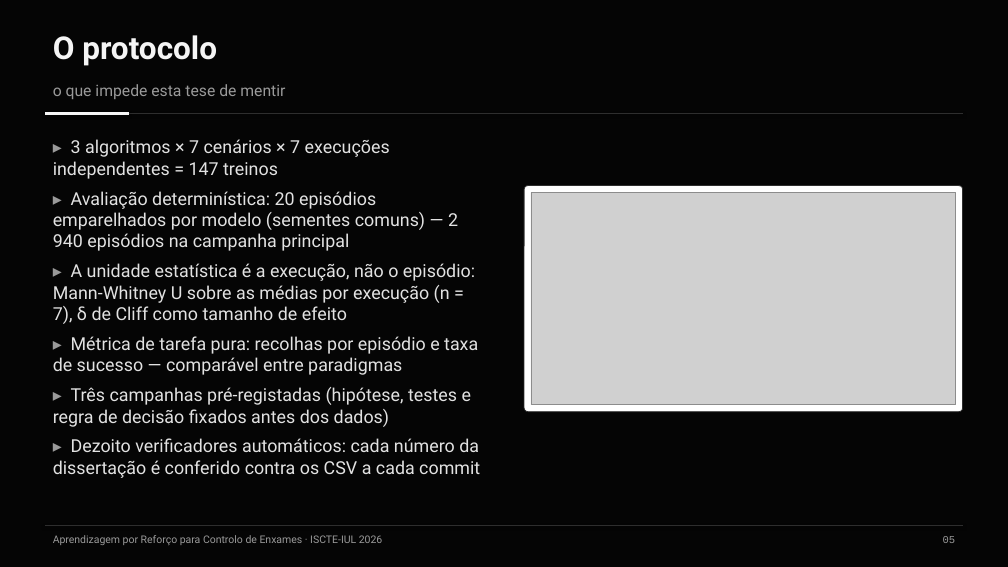
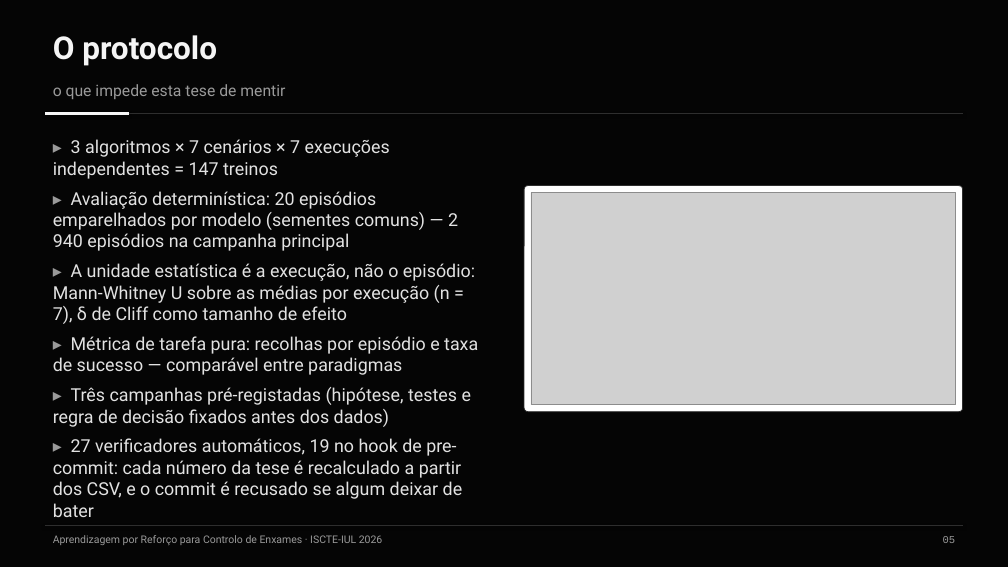
Before and after one commit to Pombo2001/swarm-robotics-tese, a slide deck: slide 6 of Defesa/slides_defesa.pptx. Drawn at 1008x567 pixels with LibreOffice and Linux fonts; fonts in the diff are those of the drawing; grey boxes stand for pictures. Boxes give left, top, right and bottom in pixels: in the first picture for what was removed or moved away, otherwise in the second. Text is boxed around its words. In the diff, an @@ line names an element or a change of style, - is before the commit and + after.

```diff
--- a/Defesa/slides_defesa.pptx
+++ b/Defesa/slides_defesa.pptx
@@ text at [53,438,463,499]: text changed @@
-▸ Dezoito verificadores automáticos: cada número da dissertação é conferido contra os CSV a cada commit
+▸ 27 verificadores automáticos, 19 no hook de pre-commit: cada número da tese é recalculado a partir dos CSV, e o commit é recusado se algum deixar de bater
```
Also in this commit, not shown: 3 other slides changed, 6 slides added, 6 other files.
